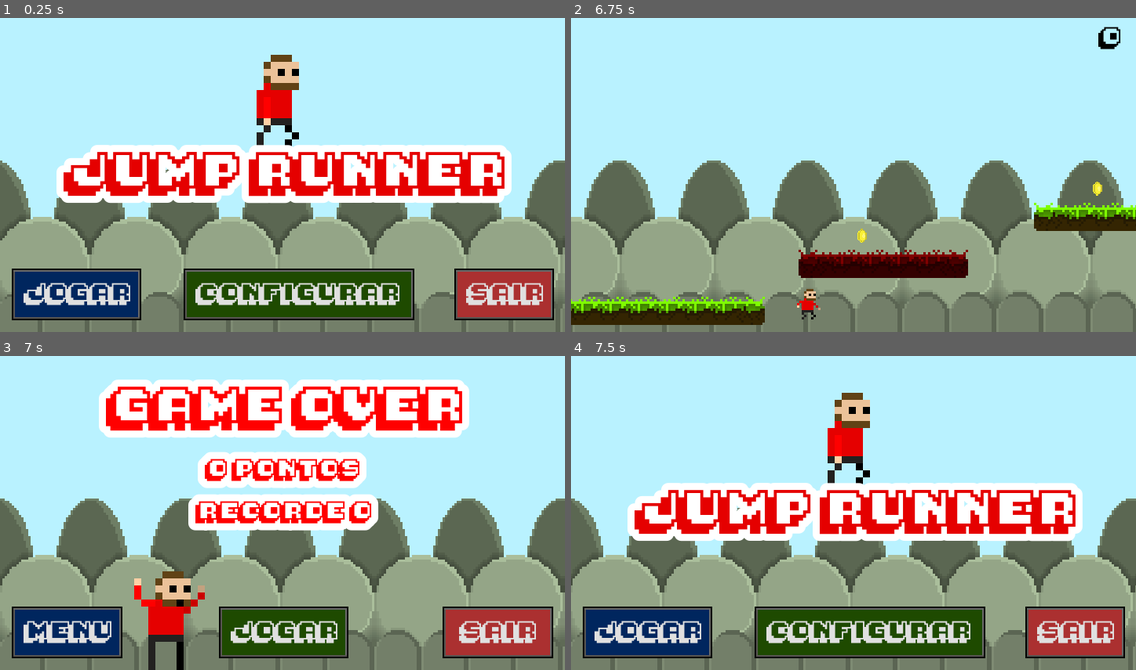
Above: before the commit, frames 1-4 (two rows, left to right).
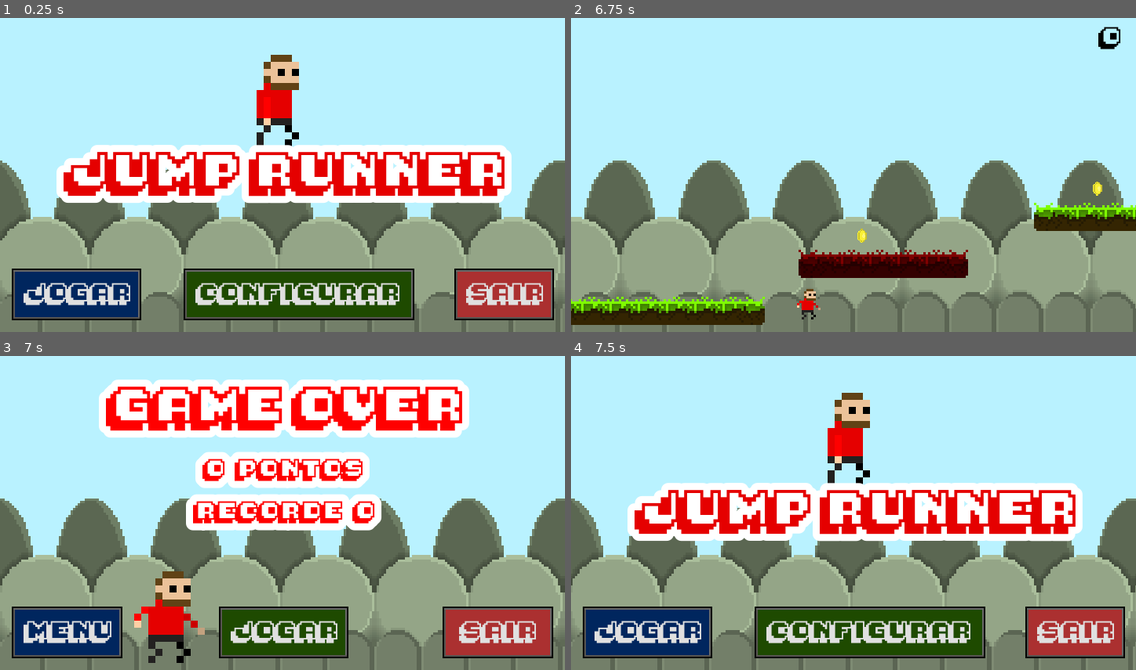
Above: after the commit, the same moments.

Repository: alexporcena/jumprunner
Game: Godot game, scene res://cenas/UIMenu.tscn
Two runs of this game, one before a commit and one after it. Both use one fixed random seed, a clock stepped at 60 frames per second and the inputs below.
Inputs:
- Up to frame 1 (0.25 s): no input
- Up to frame 2 (6.75 s): click "CONFIGURAR" at 0.5 s; click "MUSICA" at 1.25 s; click "SONS" at 2 s; click "TELA CHEIA" at 2.75 s; click "MENU" at 3.5 s; click "JOGAR" at 4.25 s; tap Up (pular) at 5.27, 6.02 s
- Up to frame 3 (7 s): no input
- Up to frame 4 (7.5 s): click "MENU" at 7.25 s

Frames 1-2 are identical in both runs. In frame 3, 2.9% of the frame differs, in the area x 23-68%, y 30-100%; in frame 4, nothing differs.
Error after the commit: Invalid get index 'telacheia' (on base: 'Nil'). (res://scripts/GameData.gd:57)

Commit message:
Add files via upload

Diff:
--- a/cenas/UIConfiguracoes.tscn
+++ b/cenas/UIConfiguracoes.tscn
@@ -35,9 +35,6 @@
 anchor_right = 1.0
 anchor_bottom = 1.0
 script = ExtResource( 6 )
-__meta__ = {
-"_edit_use_anchors_": false
-}
 
 [node name="PlanodeFundo" parent="." instance=ExtResource( 2 )]
 
@@ -160,6 +157,10 @@
 margin_right = 23.5
 margin_bottom = -5.0
 custom_fonts/font = SubResource( 4 )
+custom_styles/hover = SubResource( 5 )
+custom_styles/pressed = SubResource( 5 )
+custom_styles/focus = SubResource( 5 )
+custom_styles/disabled = SubResource( 5 )
 custom_styles/normal = SubResource( 5 )
 text = "MENU"
 __meta__ = {
--- a/cenas/UIGameOver.tscn
+++ b/cenas/UIGameOver.tscn
@@ -81,6 +81,7 @@
 position = Vector2( 72, 114 )
 scale = Vector2( 3, 3 )
 frames = SubResource( 3 )
+frame = 1
 playing = true
 
 [node name="LabelGameOver" type="Label" parent="."]
--- a/cenas/UIMenu.tscn
+++ b/cenas/UIMenu.tscn
@@ -69,9 +69,6 @@
 anchor_right = 1.0
 anchor_bottom = 1.0
 script = ExtResource( 7 )
-__meta__ = {
-"_edit_use_anchors_": false
-}
 
 [node name="PlanodeFundo" parent="." instance=ExtResource( 1 )]
 
--- a/project.godot
+++ b/project.godot
@@ -23,6 +23,10 @@
 config/name="EndlessRunner"
 run/main_scene="res://cenas/UIMenu.tscn"
 config/icon="res://icon.png"
+
+[autoload]
+
+GameData="*res://scripts/GameData.gd"
 
 [display]
 
--- /dev/null
+++ b/scripts/GameData.gd
@@ -0,0 +1,64 @@
+extends Node
+
+const NOME_ARQUIVO = "user://gamedata.json"
+
+func criar_arquivo():
+
+	var arquivo = File.new()
+
+	if arquivo.file_exists(NOME_ARQUIVO):
+		return
+
+	arquivo.open(NOME_ARQUIVO, File.WRITE)
+
+	var data = {
+		telacheia = 0,
+		musica = 1,
+		sons = 1,
+		recorde = 0,
+		ultima_pontuacao = 0
+	}
+
+	var json = to_json(data)
+
+	arquivo.store_line(json)
+
+	arquivo.close()
+
+func abrir_arquivo():
+	var arquivo = File.new()
+
+	arquivo.open(NOME_ARQUIVO, File.READ)
+
+	var json = JSON.parse(arquivo.get_as_text())
+
+	arquivo.close()
+
+	var data = json.result
+
+	return data
+
+
+func salvar_arquivo(data):
+	var arquivo = File.new()
+
+	arquivo.open(NOME_ARQUIVO, File.WRITE)
+
+	var json = to_json(data)
+
+	arquivo.store_line(json)
+
+	arquivo.close()
+
+func pega_valor(campo):
+
+	var data = abrir_arquivo()
+
+	return data[campo]
+
+func altera_valor(campo, valor):
+	var data = abrir_arquivo()
+
+	data[campo] = valor
+
+	salvar_arquivo(data)
--- a/scripts/Jogo.gd
+++ b/scripts/Jogo.gd
@@ -2,4 +2,5 @@
 
 func _on_GameOverArea_body_entered(body):
 	if body is Personagem:
+		body.game_over()
 		get_tree().change_scene("res://cenas/UIGameOver.tscn")
--- a/scripts/Personagem.gd
+++ b/scripts/Personagem.gd
@@ -25,3 +25,11 @@
 func pontuacao():
 	pontos += 1
 	get_parent().find_node("HUD").altera_pontuacao(pontos)
+
+func game_over():
+	var recorde = GameData.pega_valor("recorde")
+
+	GameData.altera_valor("ultima_pontuacao", pontos)
+
+	if pontos > recorde:
+		GameData.altera_valor("recorde", pontos)
--- a/scripts/UIConfiguracoes.gd
+++ b/scripts/UIConfiguracoes.gd
@@ -1,13 +1,40 @@
 extends Control
 
+func _ready():
+	if GameData.pega_valor("musica") == 0:
+		$CheckButtonMusica.pressed = false
+	else:
+		$CheckButtonMusica.pressed = true
+
+	if GameData.pega_valor("sons") == 0:
+		$CheckButtonSons.pressed = false
+	else:
+		$CheckButtonSons.pressed = true
+
+	if GameData.pega_valor("telacheia") == 0:
+		$CheckButtonTelaCheia.pressed = false
+	else:
+		$CheckButtonTelaCheia.pressed = true
+
 func _on_CheckButtonMusica_toggled(button_pressed):
-	pass # Replace with function body.
+	if button_pressed == true:
+		GameData.altera_valor("musica", 1)
+	else:
+		GameData.altera_valor("musica", 0)
 
 func _on_CheckButtonSons_toggled(button_pressed):
-	pass # Replace with function body.
+	if button_pressed == true:
+		GameData.altera_valor("sons", 1)
+	else:
+		GameData.altera_valor("sons", 0)
 
 func _on_CheckButtonTelaCheia_toggled(button_pressed):
-	pass # Replace with function body.
+	if button_pressed == true:
+		GameData.altera_valor("telacheia", 1)
+		OS.window_fullscreen = true
+	else:
+		GameData.altera_valor("telacheia", 0)
+		OS.window_fullscreen = false
 
 func _on_ButtonMenu_pressed():
 	get_tree().change_scene("res://cenas/UIMenu.tscn")
--- a/scripts/UIGameOver.gd
+++ b/scripts/UIGameOver.gd
@@ -1,4 +1,8 @@
 extends Control
+
+func _ready():
+	$LabelPontuacao.text = str(GameData.pega_valor("ultima_pontuacao")) + "  PONTOS"
+	$LabelRecorde.text = "RECORDE  " + str(GameData.pega_valor("recorde"))
 
 func _on_ButtonMenu_pressed():
 	get_tree().change_scene("res://cenas/UIMenu.tscn")
--- a/scripts/UIMenu.gd
+++ b/scripts/UIMenu.gd
@@ -1,4 +1,10 @@
 extends Control
+
+func _ready():
+	if GameData.pega_valor("telacheia") == 1:
+		OS.window_fullscreen = true
+
+	GameData.criar_arquivo()
 
 func _on_ButtonSair_pressed():
 	get_tree().quit()
Not shown, added: assets/sound/jumppp11.ogg.import
Not shown, added: assets/sound/jumppp22.ogg.import
Not shown, added: assets/sound/jumppp11.ogg
Not shown, added: assets/sound/jumppp22.ogg
